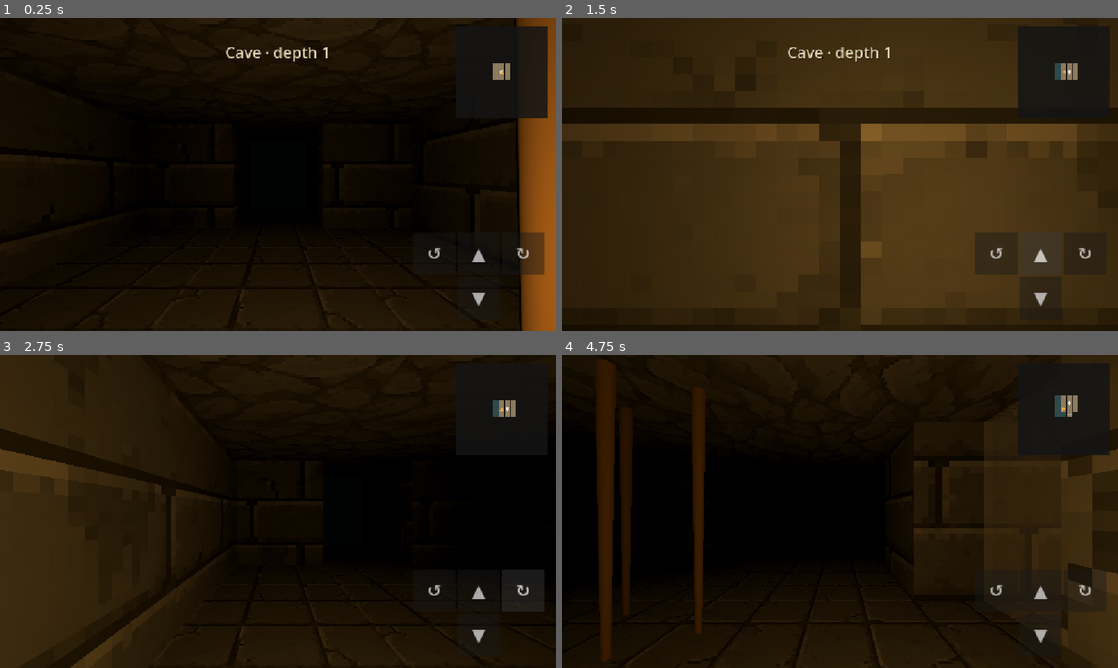
Above: before the commit, frames 1-4 (two rows, left to right).
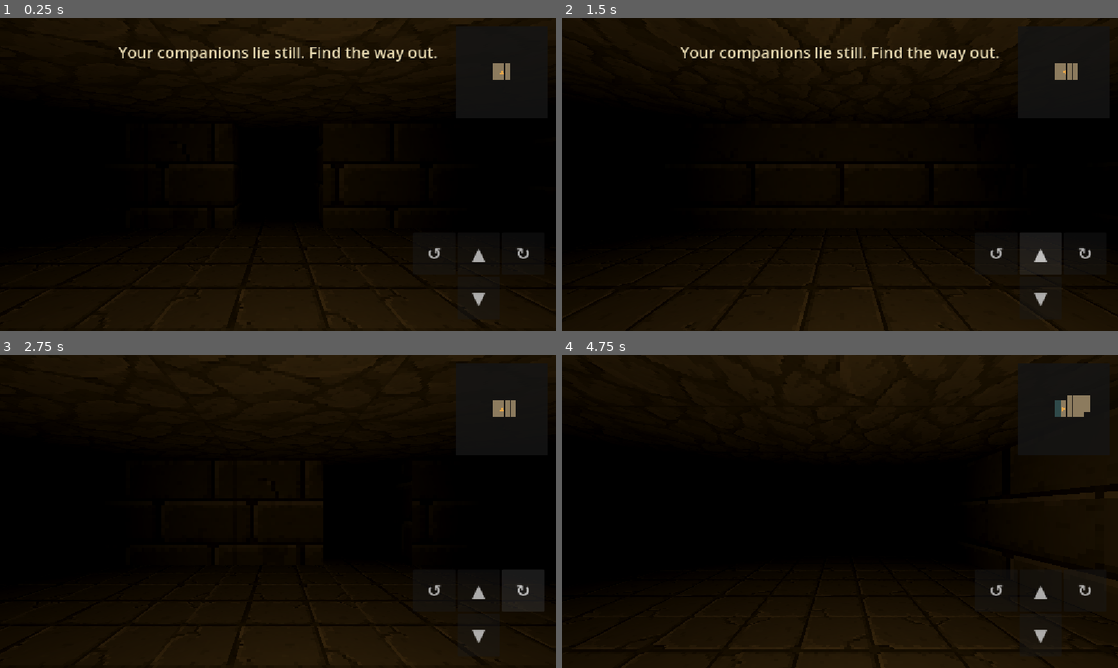
Above: after the commit, the same moments.

Repository: jonathanvarro/Depths
Game: Godot game, scene res://scenes/main.tscn
The game is run twice, just before and just after one commit, with the same random seed, the same clock (stepped at 60 frames per second) and the same inputs.
Inputs (mouse positions are in pixels of both pictures, inside the frame that each line leads up to):
- Up to frame 1 (0.25 s): no input
- Up to frame 2 (1.5 s): click "↺" at 0.5 s; click "▲" at 1.25 s
- Up to frame 3 (2.75 s): click "↻" at 2 s
- Up to frame 4 (4.75 s): click "▼" at 2.75 s; tap Enter (ui_accept) at 3.5, 3.77, 4.25, 4.52 s; move the mouse to (1062, 408) at 3.52 s; hold D (turn_right) 3.53-4.28 s; tap Tab at 3.6, 4.35 s; click (1062, 408) at 3.67 s; move the mouse to (840, 508) at 4.27 s; hold S (move_back) from 4.28 s (still down); click (840, 508) at 4.42 s

The runs differ from the first frame. In frame 1, 7.4% of the frame differs, in the area x 0-100%, y 0-100%; in frame 2, 79%; in frame 3, 24%; in frame 4, 19%.

Commit message:
Open the game on the deepest floor
The lone survivor wakes where their companions died: the room farthest
from the way up on the deepest floor, and must climb out to camp. The
generator marks that spot without changing any floor's layout.

Refs #8

Co-Authored-By: Claude Opus 5.5 <noreply@anthropic.com>

Diff:
--- a/scripts/dungeon_map.gd
+++ b/scripts/dungeon_map.gd
@@ -6,7 +6,8 @@
 ## Any letter in CONTENT_SYMBOLS is a floor cell holding that content.
 ## 'D' is a closed passage and 'B' a blocked one (see Door). How they look
 ## depends on the environment theme: a door, a web, roots...
-## Without an 'S', the party starts on the way up ('<').
+## 'S' marks where the game opens (the survivor's start on the deepest
+## floor); without one, start_cell is the way up ('<').
 ## Grid coordinates are Vector2i(x, y): x grows east, y grows south.
 
 enum Content { NONE, ENCOUNTER, CHEST, TRAP, STRANGE_OBJECT, REST_SPOT, STAIRS_DOWN, STAIRS_UP }
--- a/scripts/floor_generator.gd
+++ b/scripts/floor_generator.gd
@@ -1,7 +1,8 @@
 extends RefCounted
 ## Builds a random floor: rectangular rooms joined by corridors, with a way
 ## up where the party arrives, a way down in the farthest room, passages at
-## some room entrances, and contents in most rooms.
+## some room entrances, and contents in most rooms. On the deepest floor the
+## farthest room instead holds 'S': where the lone survivor wakes (#8).
 ##
 ## Output uses the same text format as dungeon_map.gd, so a generated floor
 ## and a hand-drawn debug layout are interchangeable.
@@ -64,13 +65,13 @@
 	var start := _center(rooms[0])
 	var symbols := {start: "<"}  # Vector2i -> layout symbol
 
-	if has_descent and rooms.size() > 1:
+	if rooms.size() > 1:
 		var distance := _walking_distances(open, start, {})
 		var farthest := rooms[1]
 		for room: Rect2i in rooms.slice(1):
 			if distance.get(_center(room), 0) > distance.get(_center(farthest), 0):
 				farthest = room
-		symbols[_center(farthest)] = ">"
+		symbols[_center(farthest)] = ">" if has_descent else "S"
 
 	for room: Rect2i in rooms.slice(1):
 		if rng.randf() < ROOM_CONTENT_CHANCE:
--- a/scripts/main.gd
+++ b/scripts/main.gd
@@ -63,6 +63,11 @@
 @export var floors_in_site := 3
 ## The lone survivor the game starts with; the other two slots fill later.
 @export var starting_hero: Companion = preload("res://data/companions/mara.tres")
+## Shown as the game opens on the deepest floor, where the companions died.
+@export_multiline var opening_message := "Your companions lie still. Find the way out."
+
+## Where the party appears on a floor.
+enum Arrival { OPENING, FROM_ABOVE, FROM_BELOW }
 ## Pretend to be a modern iPhone in landscape (camera cutout on both sides,
 ## home bar at the bottom) to check the HUD stays clear of them on Windows.
 @export var simulate_phone_safe_area := false
@@ -118,7 +123,9 @@
 	_party.bumped.connect(func(_cell): _play_effect(environment_theme.bump_sound))
 	add_child(_party)
 	_party.setup(CELL_SIZE)
-	_go_to_floor(1, true)
+	# The survivor wakes on the deepest floor and climbs out (#8). The debug
+	# layout is a single hand-drawn floor, so it starts there instead.
+	_go_to_floor(1 if use_debug_layout else floors_in_site, Arrival.OPENING)
 	_set_debug(show_debug)
 
 
@@ -136,8 +143,9 @@
 
 
 ## Builds (or returns to) a floor. Arriving from above puts the party at the
-## way up; arriving from below puts it at the way down.
-func _go_to_floor(depth: int, from_above: bool) -> void:
+## way up; arriving from below puts it at the way down; the opening uses the
+## floor's start cell.
+func _go_to_floor(depth: int, arrival: Arrival) -> void:
 	if _depth != 0:
 		_party_state.complete_pending_effects()  # owner rule (#8): durations finish between floors
 	_depth = depth
@@ -153,9 +161,16 @@
 
 	_minimap.setup(_map)
 	_full_map_view.setup(_map)
-	var arrival: Vector2i = _map.start_cell if from_above else _map.find_content(DungeonMap.Content.STAIRS_DOWN)
-	_party.place(_map, arrival)
-	_show_message("%s · depth %d" % [environment_theme.display_name, depth])
+	var cell: Vector2i = _map.start_cell
+	if arrival == Arrival.FROM_ABOVE:
+		cell = _map.find_content(DungeonMap.Content.STAIRS_UP)
+	elif arrival == Arrival.FROM_BELOW:
+		cell = _map.find_content(DungeonMap.Content.STAIRS_DOWN)
+	_party.place(_map, cell)
+	if arrival == Arrival.OPENING and not use_debug_layout:
+		_show_message(opening_message)
+	else:
+		_show_message("%s · depth %d" % [environment_theme.display_name, depth])
 
 
 func _make_layout(depth: int) -> PackedStringArray:
@@ -170,12 +185,12 @@
 		DungeonMap.Content.NONE:
 			return
 		DungeonMap.Content.STAIRS_DOWN:
-			_ask(environment_theme.descent_prompt, _go_to_floor.bind(_depth + 1, true))
+			_ask(environment_theme.descent_prompt, _go_to_floor.bind(_depth + 1, Arrival.FROM_ABOVE))
 		DungeonMap.Content.STAIRS_UP:
 			if _depth == 1:
 				_show_message(environment_theme.exit_message)  # campsite comes later
 			else:
-				_ask(environment_theme.ascent_prompt, _go_to_floor.bind(_depth - 1, false))
+				_ask(environment_theme.ascent_prompt, _go_to_floor.bind(_depth - 1, Arrival.FROM_BELOW))
 		_:
 			# Placeholder for real encounters: for now contents just announce themselves.
 			var content_text := DungeonMap.content_name(content)
Not shown, changed: AGENTS.md
Not shown, changed: DESIGN.md
Not shown, changed: NOTES.md
